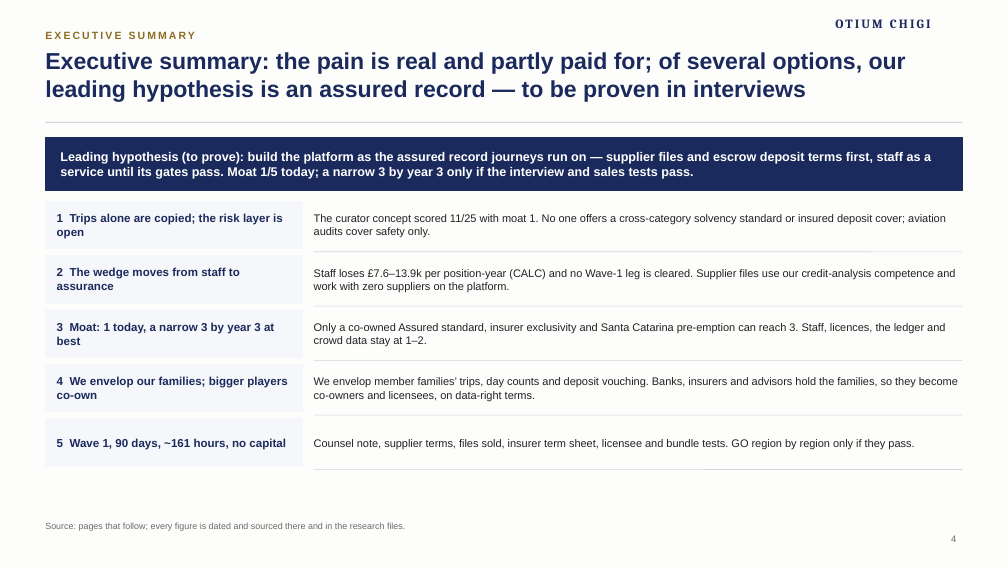
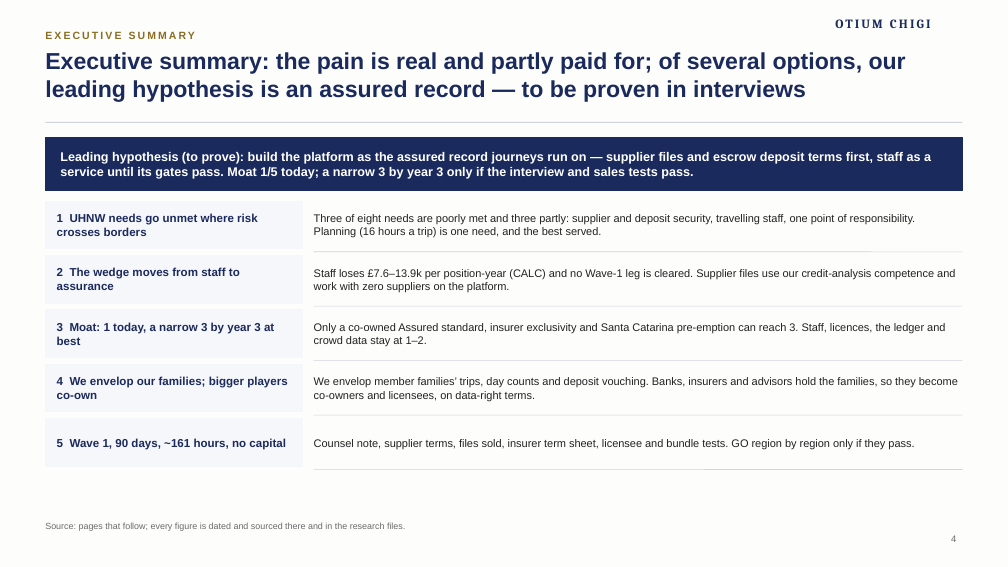
Before and after one commit to algarcalebe-web/legendary-bassoon, a slide deck: slide 4 of deck/Otium_Chigi_Journeys_Strategy_Deck.pptx. Drawn at 1008x567 pixels with LibreOffice and Linux fonts; fonts in the diff are those of the drawing; background and template pictures are left out. Boxes give left, top, right and bottom in pixels: in the first picture for what was removed or moved away, otherwise in the second. Text is boxed around its words. In the diff, an @@ line names an element or a change of style, - is before the commit and + after.

```diff
--- a/deck/Otium_Chigi_Journeys_Strategy_Deck.pptx
+++ b/deck/Otium_Chigi_Journeys_Strategy_Deck.pptx
@@ text at bbox=[57, 213, 258, 236]: text changed @@
-1 Trips alone are copied; the risk layer is open
+1 UHNW needs go unmet where risk crosses borders
@@ text at bbox=[314, 214, 916, 238]: text changed @@
-The curator concept scored 11/25 with moat 1. No one offers a cross-category solvency standard or insured deposit cover; aviation audits cover safety only.
+Three of eight needs are poorly met and three partly: supplier and deposit security, travelling staff, one point of responsibility. Planning (16 hours a trip) is one need, and the best served.
```
Also in this commit, not shown: 2 slides added, 1 slide removed, 3 other files.
